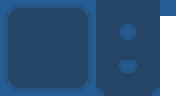
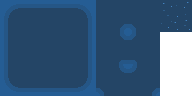
Revision of a layered 192 × 96 image; what changed, layer by layer:
added layer "Shine" above "silver-swamp-water.png" over 161, 2, 190, 30
painted on "silver-swamp-water.png" over 160, 0, 192, 32
